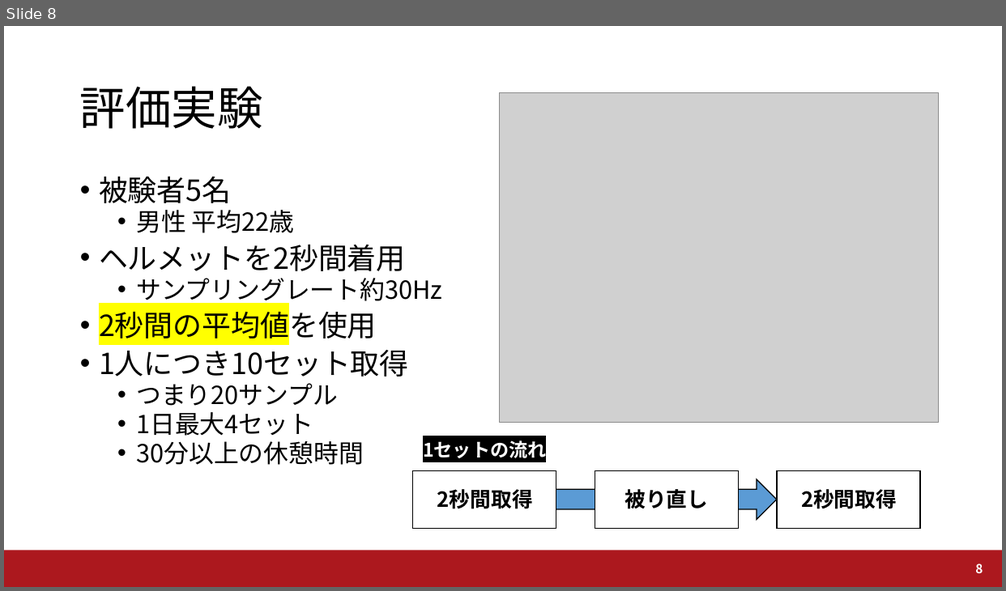
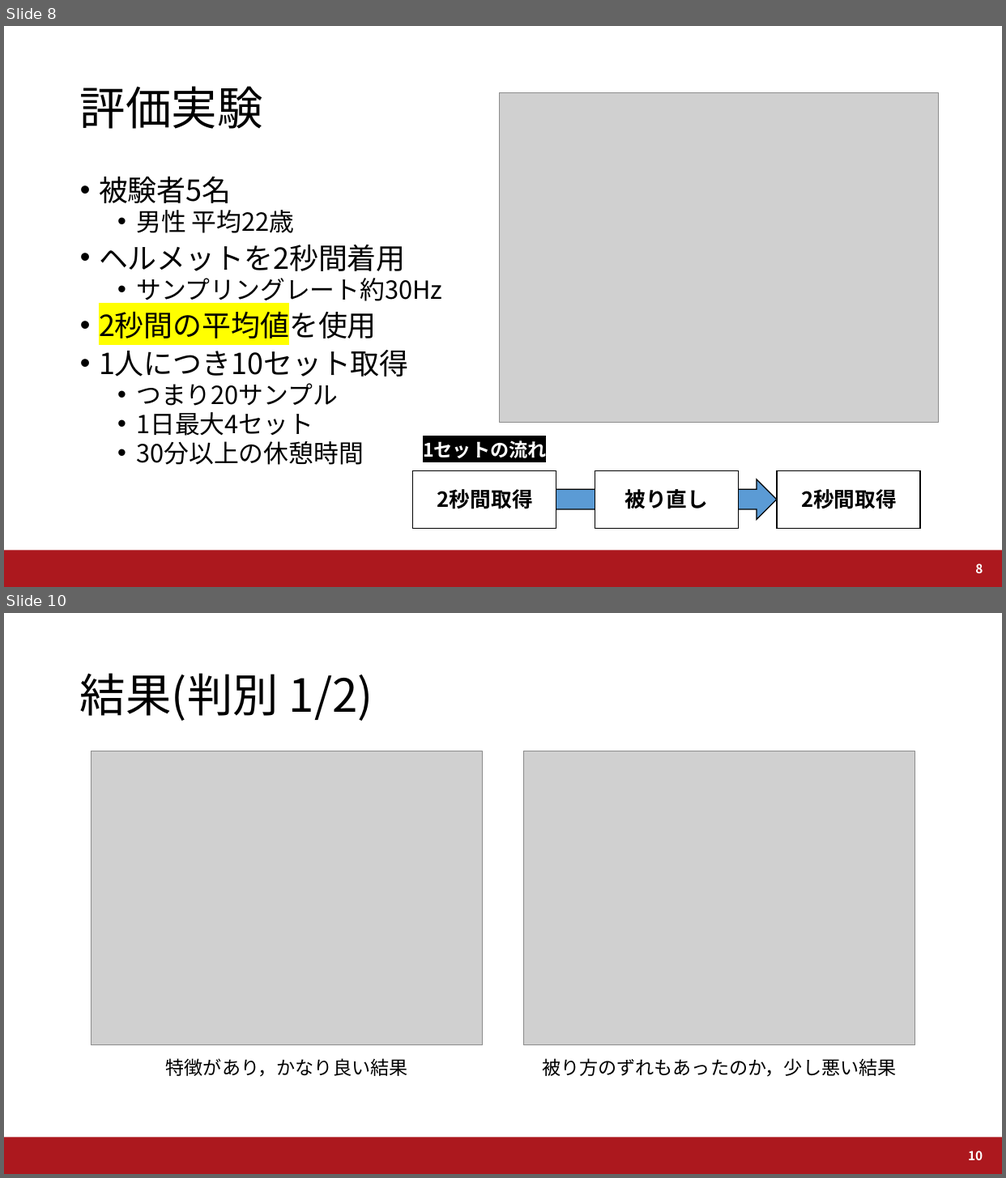
Before and after one commit to a2h1r0/lab, a slide deck: UWW2019/UWW2019_Fujii.pptx. Shown one above the other, each under a label of ours: slide 8 before the commit, slides 8 and 10 after it; the slides between them are not shown. The pictures are 1006x591 and 1006x1178 pixels, drawn with LibreOffice and Linux fonts; fonts in the diff are those of the drawing; grey boxes stand for pictures; background and template pictures are left out. Boxes give left, top, right and bottom in pixels: in the first picture for what was removed or moved away, otherwise in the second. Text is boxed around its words. In the diff, an @@ line names an element or a change of style, - is before the commit and + after.

```diff
--- a/UWW2019/UWW2019_Fujii.pptx
+++ b/UWW2019/UWW2019_Fujii.pptx
@@ slide 10 added at (x1=4, y1=613, x2=1002, y2=1174), background #FFFFFF; not listed: 1 template element that a slide beside it also shows @@
@@ title added at (x1=80, y1=673, x2=373, y2=721), 44 pt, text #000000 @@
+結果(判別 1/2)
@@ picture added at (x1=91, y1=752, x2=484, y2=1046) @@
@@ picture added at (x1=523, y1=752, x2=916, y2=1046) @@
@@ text added at (x1=166, y1=1059, x2=408, y2=1077), 18 pt, text #000000 @@
+特徴があり，かなり良い結果
@@ text added at (x1=542, y1=1059, x2=896, y2=1077), 18 pt, text #000000 @@
+被り方のずれもあったのか，少し悪い結果
@@ page number added at (x1=968, y1=1151, x2=982, y2=1161), 12 pt, text #FFFFFF, bold @@
+10
```
Also in this commit, not shown: 2 slides changed, 6 other files.
